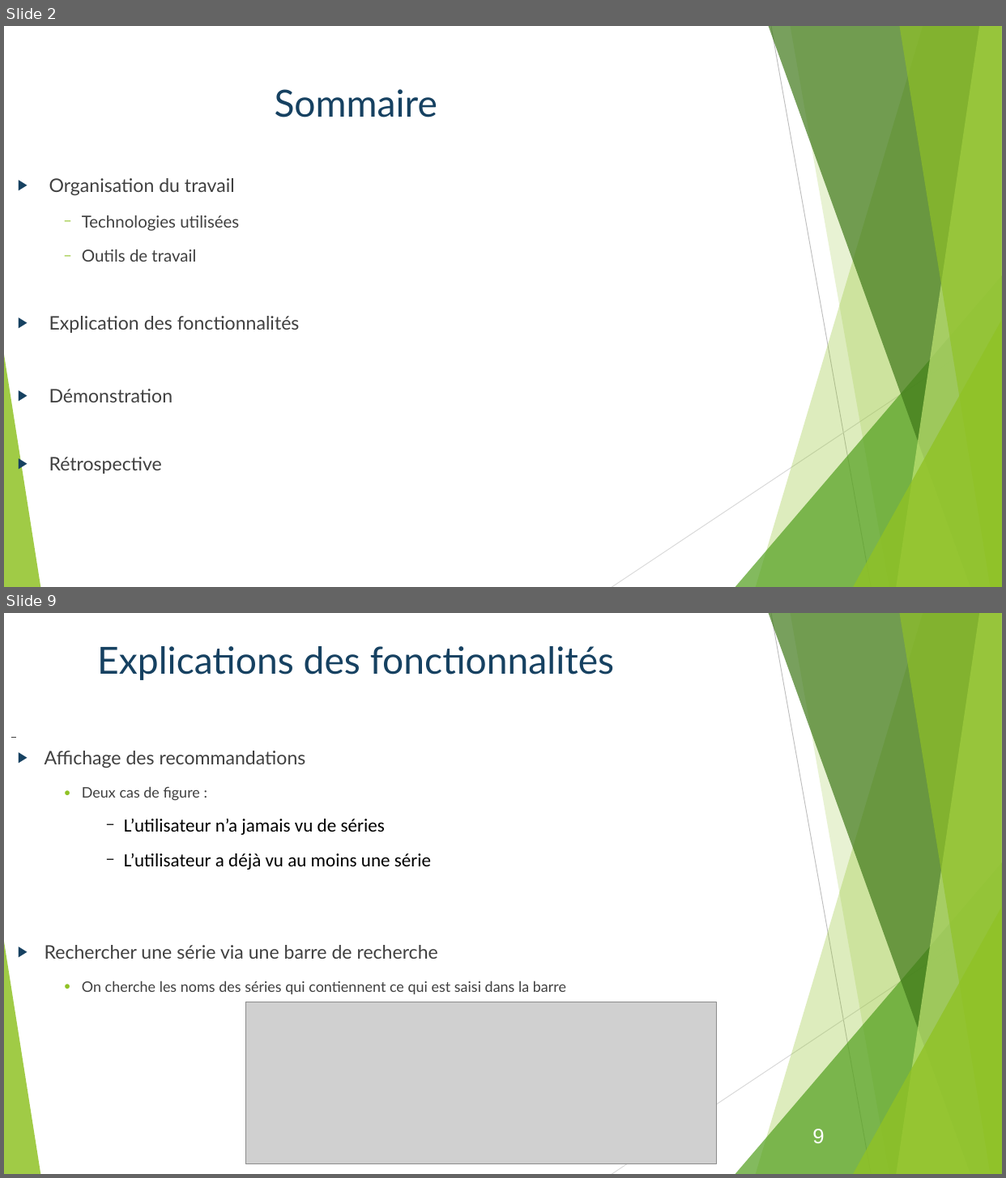
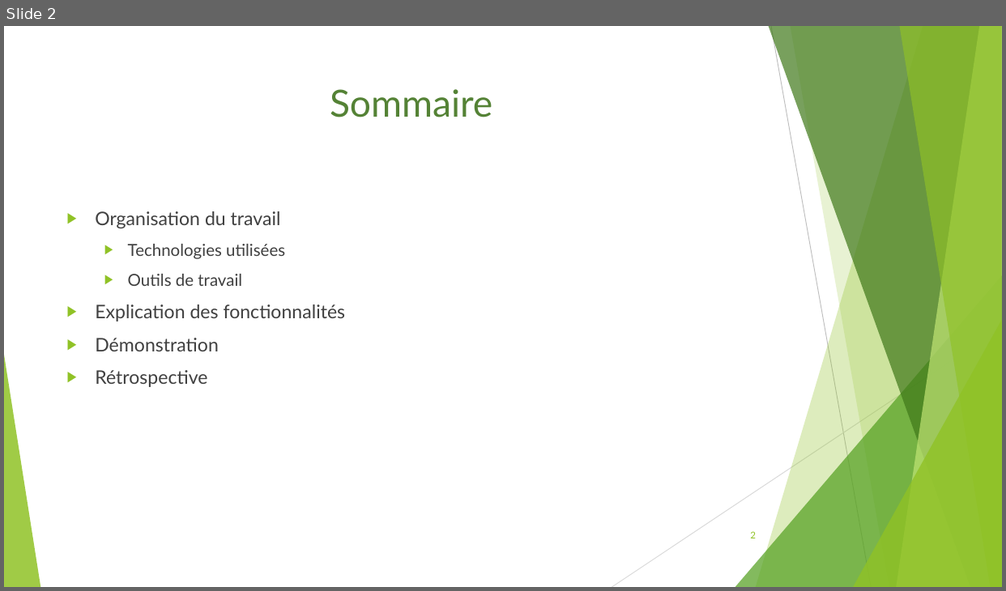
Before and after one commit to Bcante/recommandationSeries, a slide deck: diapoWebWindows.odp. Shown one above the other, each under a label of ours: slides 2 and 9 before the commit, slide 2 after it; the slides between them are not shown. The pictures are 1006x1178 and 1006x591 pixels, drawn with LibreOffice and Linux fonts; fonts in the diff are those of the drawing; grey boxes stand for pictures. Boxes give left, top, right and bottom in pixels: in the first picture for what was removed or moved away, otherwise in the second. Text is boxed around its words. In the diff, an @@ line names an element or a change of style, - is before the commit and + after.

```diff
--- a/diapoWebWindows.odp
+++ b/diapoWebWindows.odp
@@ slide 9 removed at box(4, 613, 1002, 1174), background #FFFFFF; not listed: 10 template elements that a slide beside it also shows @@
@@ title removed at box(97, 646, 614, 680) @@
-Explications des fonctionnalités
@@ text removed at box(44, 751, 566, 995) @@
-  ▶ Affichage des recommandations
-      ● Deux cas de figure :
-            − L’utilisateur n’a jamais vu de séries
-            − L’utilisateur a déjà vu au moins une série
-  ▶ Rechercher une série via une barre de recherche
-      ● On cherche les noms des séries qui contiennent ce qui est saisi dans la barre
@@ picture removed at box(246, 1003, 717, 1165) @@
@@ text removed at box(812, 1129, 824, 1144) @@
-9
@@ slide 2 changed as well @@
@@ title "Sommaire": place and size @@
-title "Sommaire" at box(275, 89, 437, 118)
+title "Sommaire" at box(330, 89, 492, 118)
@@ title "Sommaire" at box(330, 89, 492, 118): text colour #164161 to #548235 @@
@@ text "Organisation du travail": place and size @@
-text "Organisation du travail" at box(49, 178, 300, 474)
+text "Organisation du travail" at box(95, 211, 346, 387)
@@ text "Organisation du travail" at box(95, 211, 346, 387): list level 2 to 1 in "Organisation du travail"; bullet colour #164161 to #90C226; bullet − to ▶; list level 4 to 2 in "Technologies utilisées"; list level 4 to 2 in "Outils de travail"; list level 2 to 1 in "Explication des fonctionnalités"; list level 2 to 1 in "Démonstration"; list level 2 to 1 in "Rétrospective" @@
@@ page number added at box(750, 531, 756, 539), 9 pt, text #90C226 @@
+2
```
Also in this commit, not shown: 10 other slides changed, 4 slides added, 1 other slide removed.
